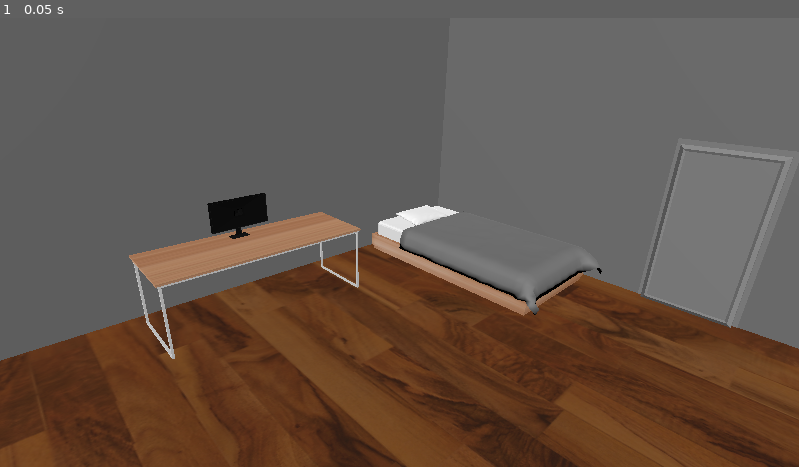
Above: before the commit, frame 1.
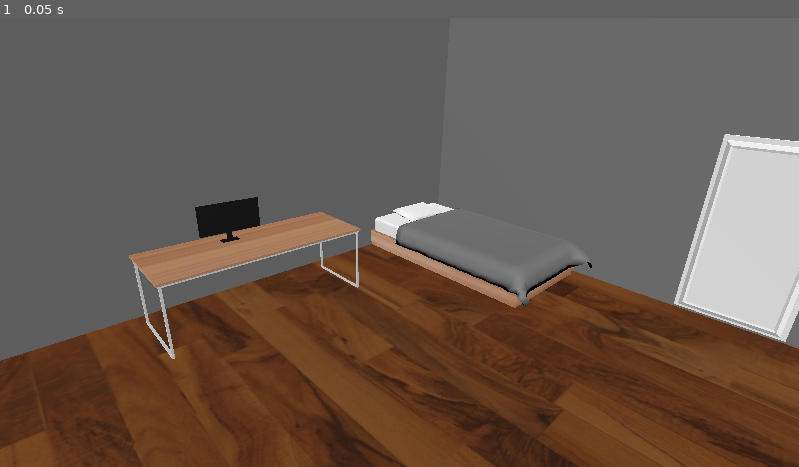
Above: after the commit, the same moment.

Repository: DavidkasUnit/Escape
Game: Godot game, scene res://main_test_room.tscn
The game is run twice, just before and just after one commit, with the same random seed, the same clock (stepped at 60 frames per second) and the same inputs.
Inputs:
- Up to frame 1 (0.05 s): no input

The runs differ from the first frame. In frame 1, 6.9% of the frame differs, in the area x 24-100%, y 25-73%.

Commit message:
Добавил для Двери, монитора и кровати статик бади и коллизию

Diff:
--- /dev/null
+++ b/Assets/Room_new_assets/bed_test.gd
@@ -0,0 +1,15 @@
+extends Node3D
+
+
+# Called when the node enters the scene tree for the first time.
+func _ready():
+	pass # Replace with function body.
+
+
+# Called every frame. 'delta' is the elapsed time since the previous frame.
+func _process(delta):
+	pass
+
+
+func _on_button_pressed():
+	print('dsd')
--- /dev/null
+++ b/Assets/Room_new_assets/door.tscn
@@ -0,0 +1,15 @@
+[gd_scene load_steps=3 format=3 uid="uid://bojxq17hhklnk"]
+
+[ext_resource type="PackedScene" uid="uid://2s81ngq71jmm" path="res://Assets/Room_new_assets/door.glb" id="1_05bkl"]
+
+[sub_resource type="BoxShape3D" id="BoxShape3D_01lua"]
+
+[node name="Door" type="Node3D"]
+
+[node name="StaticBody3D" type="StaticBody3D" parent="."]
+
+[node name="door" parent="StaticBody3D" instance=ExtResource("1_05bkl")]
+
+[node name="ShapeCast3D" type="ShapeCast3D" parent="StaticBody3D/door"]
+transform = Transform3D(1.81151, 0, 0, 0, -3.46146, 0, 0, 0, 0.525068, 0.356238, -1.3993, 0)
+shape = SubResource("BoxShape3D_01lua")
--- /dev/null
+++ b/Assets/Room_new_assets/monitor.tscn
@@ -0,0 +1,17 @@
+[gd_scene load_steps=3 format=3 uid="uid://bxhqxyqrwdwdf"]
+
+[ext_resource type="PackedScene" uid="uid://jma0i2spmx8l" path="res://Assets/Room_new_assets/Monitor.glb" id="1_qlsiy"]
+
+[sub_resource type="BoxShape3D" id="BoxShape3D_v16ec"]
+size = Vector3(0.194458, 0.693115, 0.921875)
+
+[node name="Monitor" type="Node3D"]
+transform = Transform3D(0.999994, 0.000157546, -0.00347417, -0.000199972, 0.999925, -0.0122148, 0.00347199, 0.0122154, 0.999919, -0.189346, 0.504907, 0.378807)
+
+[node name="StaticBody3D" type="StaticBody3D" parent="."]
+
+[node name="Monitor" parent="StaticBody3D" instance=ExtResource("1_qlsiy")]
+
+[node name="CollisionShape3D" type="CollisionShape3D" parent="StaticBody3D"]
+transform = Transform3D(1.20001, 0, 0, 0, 1.20001, 0, 0, 0, 1.20001, 0.301248, -0.1188, -0.375588)
+shape = SubResource("BoxShape3D_v16ec")
--- /dev/null
+++ b/Bed.tscn
@@ -0,0 +1,16 @@
+[gd_scene load_steps=3 format=3 uid="uid://d3jhay32tv7s8"]
+
+[ext_resource type="PackedScene" uid="uid://c5fr7k7epacq4" path="res://Assets/Room_new_assets/bed_test.glb" id="1_r85os"]
+
+[sub_resource type="BoxShape3D" id="BoxShape3D_i3sp7"]
+size = Vector3(1.46198, 1, 1.32227)
+
+[node name="Bed" type="Node3D"]
+
+[node name="StaticBody3D" type="StaticBody3D" parent="."]
+
+[node name="bed_test" parent="StaticBody3D" instance=ExtResource("1_r85os")]
+
+[node name="CollisionShape3D" type="CollisionShape3D" parent="StaticBody3D"]
+transform = Transform3D(3.34012, 0, 0, 0, 1.91247, 0, 0, 0, 1.95716, 0.0476353, 0.291293, -0.330016)
+shape = SubResource("BoxShape3D_i3sp7")
--- a/main_test_room.tscn
+++ b/main_test_room.tscn
@@ -1,23 +1,15 @@
 [gd_scene load_steps=6 format=3 uid="uid://b713qa5djcj77"]
 
-[ext_resource type="ArrayMesh" uid="uid://belre1d3tsbfq" path="res://Assets/Room_new_assets/door.obj" id="4_uwsm0"]
+[ext_resource type="PackedScene" uid="uid://d3jhay32tv7s8" path="res://Bed.tscn" id="4_3mi2b"]
 [ext_resource type="PackedScene" uid="uid://c0a41piwgix4j" path="res://Assets/Room_new_assets/test_table2_add.glb" id="5_k2x28"]
 [ext_resource type="PackedScene" uid="uid://x72fncwyva8t" path="res://Assets/Room_new_assets/main_room.glb" id="5_n4dec"]
-[ext_resource type="ArrayMesh" uid="uid://ek58ln8rm2wl" path="res://Assets/Room_new_assets/monitor.obj" id="5_urpp7"]
-[ext_resource type="PackedScene" uid="uid://c5fr7k7epacq4" path="res://Assets/Room_new_assets/bed_test.glb" id="5_vos8n"]
+[ext_resource type="PackedScene" uid="uid://bxhqxyqrwdwdf" path="res://Assets/Room_new_assets/monitor.tscn" id="5_um4wd"]
+[ext_resource type="PackedScene" uid="uid://bojxq17hhklnk" path="res://Assets/Room_new_assets/door.tscn" id="5_yutg6"]
 
 [node name="Node3D" type="Node3D"]
 
 [node name="DirectionalLight3D" type="DirectionalLight3D" parent="."]
 transform = Transform3D(0.791177, -0.382106, 0.47753, 0.00878593, 0.787824, 0.615838, -0.611525, -0.483041, 0.626665, 0.555789, 5.34481, 0.894683)
-
-[node name="Door" type="MeshInstance3D" parent="."]
-transform = Transform3D(1, 0, 0, 0, 1, 0, 0, 0, 1, 2.24062, 1.77354, -5.41539)
-mesh = ExtResource("4_uwsm0")
-
-[node name="Monitor" type="MeshInstance3D" parent="."]
-transform = Transform3D(1, 0, 0, 0, 1, 0, 0, 0, 1, -4.46633, 2.03874, 1.77587)
-mesh = ExtResource("5_urpp7")
 
 [node name="test_table2_add" parent="." instance=ExtResource("5_k2x28")]
 transform = Transform3D(1, 0, 0, 0, 1, 0, 0, 0, 1, -4.17743, 1.42383, 1.62099)
@@ -29,5 +21,11 @@
 [node name="main_room" parent="." instance=ExtResource("5_n4dec")]
 transform = Transform3D(1.2, 0, 0, 0, 1.2, 0, 0, 0, 1.4, 0, 0, 0)
 
-[node name="bed_test" parent="." instance=ExtResource("5_vos8n")]
-transform = Transform3D(1, 0, 0, 0, 1, 0, 0, 0, 1, -2.15427, 0, -3.72397)
+[node name="Node3D" parent="." instance=ExtResource("4_3mi2b")]
+transform = Transform3D(1, 0, 0, 0, 1, 0, 0, 0, 1, -2.45971, 0, -3.86397)
+
+[node name="Monitor" parent="." instance=ExtResource("5_um4wd")]
+transform = Transform3D(1, 0, 0, 0, 1, 0, 0, 0, 1, -4.44425, 2, 2)
+
+[node name="Door" parent="." instance=ExtResource("5_yutg6")]
+transform = Transform3D(1, 0, 0, 0, 1, 0, 0, 0, 1, 3, 0.0550649, -5.73662)
Binary file added: Assets/Room_new_assets/Monitor.glb
Not shown, added: Assets/Room_new_assets/Monitor.glb.import
Binary file added: Assets/Room_new_assets/door.glb
Not shown, added: Assets/Room_new_assets/door.glb.import
Not shown, changed: Assets/isometric room.blend
Not shown, changed: Assets/isometric room.blend1
